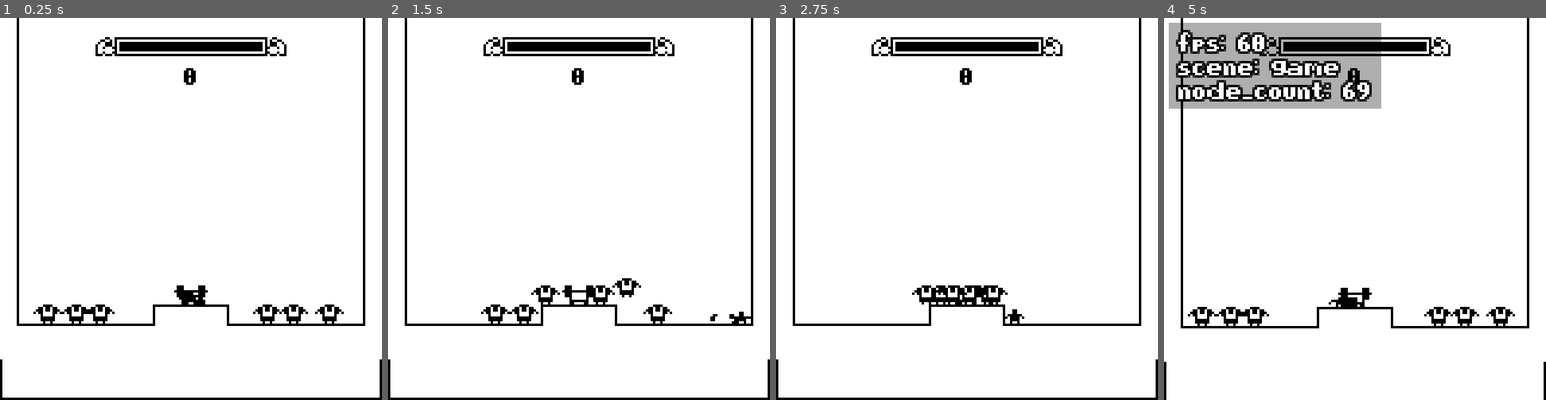
Above: before the commit, frames 1-4 (left to right).
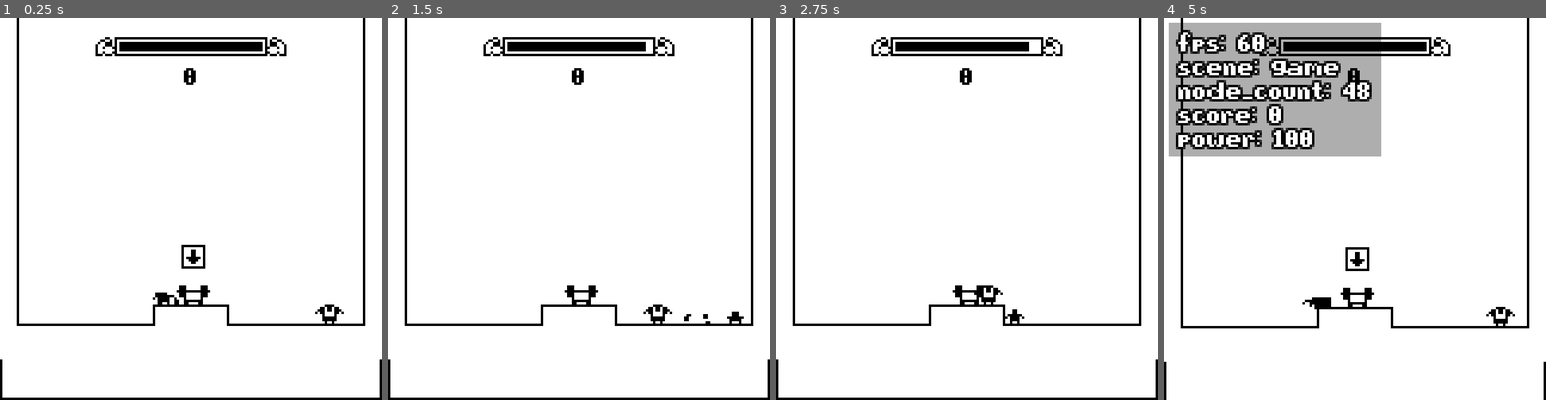
Above: after the commit, the same moments.

Repository: cauehenrique/lifter-game
Game: Godot game, scene res://game.tscn
Two runs of this game, one before a commit and one after it. Both use one fixed random seed, a clock stepped at 60 frames per second and the inputs below.
Inputs:
- Up to frame 1 (0.25 s): no input
- Up to frame 2 (1.5 s): hold Down (player_lift, bound only after the commit) 0.53-1.28 s; hold Right (player_right) from 0.53 s (still down); tap Up (player_jump) at 0.77 s; tap Down (player_lift, bound only after the commit) at 1.35 s
- Up to frame 3 (2.75 s): tap Up (player_jump) at 1.52 s; release Right (player_right) at 2.03 s; hold Left (player_left) from 2.03 s (still down); hold Down (player_lift, bound only after the commit) from 2.03 s (still down)
- Up to frame 4 (5 s): release Left (player_left) at 2.78 s; release Down (player_lift, bound only after the commit) at 2.78 s; hold Right (player_right) 2.78-4.28 s; tap Down (player_lift, bound only after the commit) at 2.85, 4.35 s; tap Up (player_jump) at 3.02, 3.77, 4.52 s; hold Down (player_lift, bound only after the commit) 3.53-4.28 s; tap F1 (debug_visible) at 4.15 s; hold Left (player_left) from 4.28 s (still down); tap R (game_restart) at 4.9 s

The runs differ from the first frame. In frame 1, 1.3% of the frame differs, in the area x 8-81%, y 59-80%; in frame 2, 1.0%; in frame 3, 0.7%; in frame 4, 7.5%, in the area x 1-83%, y 16-81%.

Commit message:
🏋🏻‍ Added the main game mechanic, lifting the weight machine.

Diff:
--- a/game.tscn
+++ b/game.tscn
@@ -134,28 +134,13 @@
 tile_data = PoolIntArray( -1, 0, 0, -65536, 0, 2, -65517, 0, 0, -65516, 0, 2, 65535, 0, 65536, 0, 0, 65538, 19, 0, 6553 …(2712 unchanged characters)…
 
 [node name="player" parent="." instance=ExtResource( 2 )]
-position = Vector2( 80, 120 )
+position = Vector2( 69, 120 )
 
 [node name="lifting_machine" parent="." instance=ExtResource( 5 )]
-position = Vector2( 80, 116 )
+position = Vector2( 81, 120 )
 
 [node name="gordo_2" parent="." instance=ExtResource( 3 )]
 position = Vector2( 143, 123 )
-
-[node name="gordo_5" parent="." instance=ExtResource( 3 )]
-position = Vector2( 15, 123 )
-
-[node name="gordo_6" parent="." instance=ExtResource( 3 )]
-position = Vector2( 37, 123 )
-
-[node name="gordo_7" parent="." instance=ExtResource( 3 )]
-position = Vector2( 27, 124 )
-
-[node name="gordo_8" parent="." instance=ExtResource( 3 )]
-position = Vector2( 128, 123 )
-
-[node name="gordo_9" parent="." instance=ExtResource( 3 )]
-position = Vector2( 117, 123 )
 
 [node name="camera" parent="." instance=ExtResource( 4 )]
 
--- a/project.godot
+++ b/project.godot
@@ -66,26 +66,21 @@
 "deadzone": 0.5,
 "events": [ Object(InputEventKey,"resource_local_to_scene":false,"resource_name":"","device":0,"alt":false,"shift":false,"control":false,"meta":false,"command":false,"pressed":false,"scancode":16777233,"unicode":0,"echo":false,"script":null)
 , Object(InputEventJoypadMotion,"resource_local_to_scene":false,"resource_name":"","device":0,"axis":0,"axis_value":1.0,"script":null)
+, Object(InputEventJoypadButton,"resource_local_to_scene":false,"resource_name":"","device":0,"button_index":15,"pressure":0.0,"pressed":false,"script":null)
  ]
 }
 player_left={
 "deadzone": 0.5,
 "events": [ Object(InputEventKey,"resource_local_to_scene":false,"resource_name":"","device":0,"alt":false,"shift":false,"control":false,"meta":false,"command":false,"pressed":false,"scancode":16777231,"unicode":0,"echo":false,"script":null)
 , Object(InputEventJoypadMotion,"resource_local_to_scene":false,"resource_name":"","device":0,"axis":0,"axis_value":-1.0,"script":null)
+, Object(InputEventJoypadButton,"resource_local_to_scene":false,"resource_name":"","device":0,"button_index":14,"pressure":0.0,"pressed":false,"script":null)
  ]
 }
 player_jump={
 "deadzone": 0.5,
 "events": [ Object(InputEventKey,"resource_local_to_scene":false,"resource_name":"","device":0,"alt":false,"shift":false,"control":false,"meta":false,"command":false,"pressed":false,"scancode":16777232,"unicode":0,"echo":false,"script":null)
-, Object(InputEventKey,"resource_local_to_scene":false,"resource_name":"","device":0,"alt":false,"shift":false,"control":false,"meta":false,"command":false,"pressed":false,"scancode":88,"unicode":0,"echo":false,"script":null)
 , Object(InputEventJoypadButton,"resource_local_to_scene":false,"resource_name":"","device":0,"button_index":0,"pressure":0.0,"pressed":false,"script":null)
- ]
-}
-player_stomp={
-"deadzone": 0.5,
-"events": [ Object(InputEventKey,"resource_local_to_scene":false,"resource_name":"","device":0,"alt":false,"shift":false,"control":false,"meta":false,"command":false,"pressed":false,"scancode":90,"unicode":0,"echo":false,"script":null)
-, Object(InputEventJoypadButton,"resource_local_to_scene":false,"resource_name":"","device":0,"button_index":2,"pressure":0.0,"pressed":false,"script":null)
-, Object(InputEventKey,"resource_local_to_scene":false,"resource_name":"","device":0,"alt":false,"shift":false,"control":false,"meta":false,"command":false,"pressed":false,"scancode":16777234,"unicode":0,"echo":false,"script":null)
+, Object(InputEventJoypadButton,"resource_local_to_scene":false,"resource_name":"","device":0,"button_index":12,"pressure":0.0,"pressed":false,"script":null)
  ]
 }
 game_restart={
@@ -96,6 +91,13 @@
 debug_visible={
 "deadzone": 0.5,
 "events": [ Object(InputEventKey,"resource_local_to_scene":false,"resource_name":"","device":0,"alt":false,"shift":false,"control":false,"meta":false,"command":false,"pressed":false,"scancode":16777244,"unicode":0,"echo":false,"script":null)
+ ]
+}
+player_lift={
+"deadzone": 0.5,
+"events": [ Object(InputEventKey,"resource_local_to_scene":false,"resource_name":"","device":0,"alt":false,"shift":false,"control":false,"meta":false,"command":false,"pressed":false,"scancode":16777234,"unicode":0,"echo":false,"script":null)
+, Object(InputEventJoypadButton,"resource_local_to_scene":false,"resource_name":"","device":0,"button_index":2,"pressure":0.0,"pressed":false,"script":null)
+, Object(InputEventJoypadButton,"resource_local_to_scene":false,"resource_name":"","device":0,"button_index":13,"pressure":0.0,"pressed":false,"script":null)
  ]
 }
 
--- a/scenes/debug_hud.tscn
+++ b/scenes/debug_hud.tscn
@@ -38,43 +38,61 @@
 [node name="panel_container" type="PanelContainer" parent="margin_container"]
 margin_left = 2.0
 margin_top = 2.0
-margin_right = 72.0
-margin_bottom = 38.0
+margin_right = 85.0
+margin_bottom = 58.0
 size_flags_vertical = 0
-custom_styles/panel = SubResource( 2 )
+custom_styles/panel = SubResource( 1 )
 
 [node name="vbox_debug" type="VBoxContainer" parent="margin_container/panel_container"]
 margin_left = 4.0
 margin_top = 4.0
-margin_right = 66.0
-margin_bottom = 32.0
+margin_right = 79.0
+margin_bottom = 52.0
 custom_constants/separation = 2
 __meta__ = {
 "_edit_use_anchors_": false
 }
 
 [node name="current_fps_label" type="Label" parent="margin_container/panel_container/vbox_debug"]
-margin_right = 62.0
+margin_right = 75.0
 margin_bottom = 8.0
-custom_fonts/font = SubResource( 1 )
+custom_fonts/font = SubResource( 2 )
 custom_colors/font_color = Color( 1, 1, 1, 1 )
 text = "fps: 0"
 valign = 1
 
 [node name="current_scene_label" type="Label" parent="margin_container/panel_container/vbox_debug"]
 margin_top = 10.0
-margin_right = 62.0
+margin_right = 75.0
 margin_bottom = 18.0
-custom_fonts/font = SubResource( 1 )
+custom_fonts/font = SubResource( 2 )
 custom_colors/font_color = Color( 1, 1, 1, 1 )
 text = "c_scene: a"
 valign = 1
 
 [node name="node_count_label" type="Label" parent="margin_container/panel_container/vbox_debug"]
 margin_top = 20.0
-margin_right = 62.0
+margin_right = 75.0
 margin_bottom = 28.0
-custom_fonts/font = SubResource( 1 )
+custom_fonts/font = SubResource( 2 )
 custom_colors/font_color = Color( 1, 1, 1, 1 )
-text = "node_count"
+text = "node_count: 0"
 valign = 1
+
+[node name="score_label" type="Label" parent="margin_container/panel_container/vbox_debug"]
+margin_top = 30.0
+margin_right = 75.0
+margin_bottom = 38.0
+custom_fonts/font = SubResource( 2 )
+custom_colors/font_color = Color( 1, 1, 1, 1 )
+text = "score: 0"
+valign = 1
+
+[node name="power_label" type="Label" parent="margin_container/panel_container/vbox_debug"]
+margin_top = 40.0
+margin_right = 75.0
+margin_bottom = 48.0
+custom_fonts/font = SubResource( 2 )
+custom_colors/font_color = Color( 1, 1, 1, 1 )
+text = "power: 0"
+valign = 1
--- a/scenes/game_hud.tscn
+++ b/scenes/game_hud.tscn
@@ -16,6 +16,7 @@
 anchor_bottom = 1.0
 script = ExtResource( 6 )
 __meta__ = {
+"_edit_lock_": true,
 "_edit_use_anchors_": false
 }
 power_progress_path = NodePath("margin_container/hud_vbox/powerbar_hbox/texture_progress")
--- a/scenes/lifting_machine.tscn
+++ b/scenes/lifting_machine.tscn
@@ -1,6 +1,51 @@
-[gd_scene load_steps=3 format=2]
+[gd_scene load_steps=15 format=2]
 
 [ext_resource path="res://sprites/lift_machine.png" type="Texture" id=1]
+[ext_resource path="res://scripts/lifting_machine.gd" type="Script" id=2]
+[ext_resource path="res://sprites/interact_button.png" type="Texture" id=3]
+[ext_resource path="res://sprites/lift_machine_active.png" type="Texture" id=4]
+[ext_resource path="res://scenes/player.tscn" type="PackedScene" id=5]
+
+[sub_resource type="AtlasTexture" id=2]
+atlas = ExtResource( 4 )
+region = Rect2( 0, 0, 16, 16 )
+
+[sub_resource type="AtlasTexture" id=3]
+atlas = ExtResource( 4 )
+region = Rect2( 16, 0, 16, 16 )
+
+[sub_resource type="AtlasTexture" id=4]
+atlas = ExtResource( 4 )
+region = Rect2( 32, 0, 16, 16 )
+
+[sub_resource type="AtlasTexture" id=5]
+atlas = ExtResource( 4 )
+region = Rect2( 48, 0, 16, 16 )
+
+[sub_resource type="AtlasTexture" id=6]
+atlas = ExtResource( 4 )
+region = Rect2( 64, 0, 16, 16 )
+
+[sub_resource type="AtlasTexture" id=7]
+atlas = ExtResource( 4 )
+region = Rect2( 80, 0, 16, 16 )
+
+[sub_resource type="AtlasTexture" id=8]
+atlas = ExtResource( 4 )
+region = Rect2( 96, 0, 16, 16 )
+
+[sub_resource type="SpriteFrames" id=9]
+animations = [ {
+"frames": [ SubResource( 2 ), SubResource( 3 ), SubResource( 4 ), SubResource( 5 ), SubResource( 6 ), SubResource( 7 ), SubResource( 8 ) ],
+"loop": true,
+"name": "enabled",
+"speed": 12.0
+}, {
+"frames": [ ExtResource( 1 ) ],
+"loop": true,
+"name": "disabled",
+"speed": 5.0
+} ]
 
 [sub_resource type="RectangleShape2D" id=1]
 extents = Vector2( 4, 4 )
@@ -11,9 +56,22 @@
 linear_damp = 0.0
 angular_damp = 0.0
 collision_mask = 6
+script = ExtResource( 2 )
+player_scene = ExtResource( 5 )
 
-[node name="sprite" type="Sprite" parent="."]
-texture = ExtResource( 1 )
+[node name="sprite" type="AnimatedSprite" parent="."]
+frames = SubResource( 9 )
+animation = "disabled"
+playing = true
+offset = Vector2( 0, -8 )
 
 [node name="collision" type="CollisionShape2D" parent="."]
+position = Vector2( 0, -4 )
 shape = SubResource( 1 )
+
+[node name="interact_sprite" type="Sprite" parent="."]
+position = Vector2( 0, -20 )
+texture = ExtResource( 3 )
+
+[node name="power_timer" type="Timer" parent="."]
+wait_time = 0.6
--- a/scripts/debug_hud.gd
+++ b/scripts/debug_hud.gd
@@ -3,6 +3,9 @@
 onready var current_fps_label : Label = $margin_container/panel_container/vbox_debug/current_fps_label
 onready var current_scene_label : Label = $margin_container/panel_container/vbox_debug/current_scene_label
 onready var node_count_label : Label = $margin_container/panel_container/vbox_debug/node_count_label
+
+onready var score_label : Label = $margin_container/panel_container/vbox_debug/score_label
+onready var power_label : Label = $margin_container/panel_container/vbox_debug/power_label
 
 var debug_visible : bool = false
 
@@ -17,6 +20,9 @@
 	current_scene_label.text = "scene: " + str(get_tree().current_scene.name)
 	node_count_label.text = "node_count: " + str(get_tree().get_node_count())
 
+	score_label.text = "score: " + str(Global.player_score)
+	power_label.text = "power: " + str(Global.player_power)
+
 func _input(event: InputEvent) -> void:
 	if event.is_action_pressed("debug_visible"):
 		debug_visible = !debug_visible
--- a/scripts/global.gd
+++ b/scripts/global.gd
@@ -4,15 +4,22 @@
 signal player_score_changed(new_score)
 
 var player_score : int = 0 setget set_score
-var player_power : int = 0 setget set_power
+var player_power : int = 100 setget set_power
 
 func set_score(new_score : int) -> void:
 	player_score = new_score
 	emit_signal("player_score_changed", player_score)
 
-func add_score() -> void:
-	set_score(player_score + 1)
-
 func set_power(new_power : int) -> void:
 	player_power = new_power
 	emit_signal("player_power_changed", player_power)
+
+func lose_power(amount : int) -> void:
+	set_power(max(player_power - amount, 0))
+
+func gain_power(amount : int) -> void:
+	set_power(min(player_power + amount, 100))
+
+func reset_values() -> void:
+	player_score = 0
+	player_power = 100
--- a/scripts/gordo.gd
+++ b/scripts/gordo.gd
@@ -12,6 +12,7 @@
 onready var hurtbox : Area2D = $hurtbox
 
 func _ready() -> void:
+	add_to_group("enemies")
 	hurtbox.connect("area_entered", self, "hurtbox_area_entered")
 
 	var lifting_machine : Area2D = get_parent().get_node("lifting_machine")
--- a/scripts/gordo_corpse.gd
+++ b/scripts/gordo_corpse.gd
@@ -10,7 +10,7 @@
 onready var death_sound : AudioStreamPlayer = $death_sound
 
 func _ready() -> void:
-	Global.add_score()
+	Global.player_score += 1
 
 	death_sound.pitch_scale = rand_range(0.8, 1)
 	death_sound.play()
--- /dev/null
+++ b/scripts/lifting_machine.gd
@@ -0,0 +1,65 @@
+extends Area2D
+
+var player_touching : bool = false
+var lift_active : bool = false
+
+var player_node : KinematicBody2D
+
+onready var interact_sprite : Sprite = $interact_sprite
+onready var sprite : AnimatedSprite = $sprite
+onready var power_timer : Timer = $power_timer
+
+export (PackedScene) var player_scene : PackedScene
+
+func _ready() -> void:
+	connect("body_entered", self, "body_entered")
+	connect("body_exited", self, "body_exited")
+
+	power_timer.connect("timeout", self, "power_timer_timeout")
+
+func body_entered(body : Node) -> void:
+	if body.is_in_group("enemies"):
+		print("Gordo hitted the Lifting Machine!")
+		# Put here the game over event:
+	else:
+		player_touching = true
+		interact_sprite.visible = true
+
+		player_node = body
+
+func body_exited(body : Node) -> void:
+	if not body.is_in_group("enemies"):
+		player_touching = false
+
+		if not lift_active:
+			interact_sprite.visible = false
+
+		player_node = null
+
+func power_timer_timeout() -> void:
+	Global.gain_power(3)
+
+func _input(event: InputEvent) -> void:
+	if event.is_action_pressed("player_lift"):
+		if player_node != null and player_touching:
+			sprite.play("enabled")
+
+			lift_active = true
+			power_timer.start()
+
+			player_node.queue_free()
+			player_node = null
+
+		elif lift_active:
+			sprite.play("disabled")
+
+			lift_active = false
+			power_timer.stop()
+
+			player_node = null
+
+			# Takes care of spawning the player:
+			var player_instance : KinematicBody2D = player_scene.instance()
+
+			player_instance.global_position = global_position
+			Utils.get_main_node().add_child(player_instance)
--- a/scripts/player.gd
+++ b/scripts/player.gd
@@ -17,9 +17,13 @@
 
 onready var squash_tween : Tween = $squash_tween
 onready var sprite : Sprite = $sprite
+onready var power_timer : Timer = $power_timer
 
 onready var jump_sound : AudioStreamPlayer = $jump_sound
 onready var grounded_sound : AudioStreamPlayer = $grounded_sound
+
+func _ready() -> void:
+	power_timer.connect("timeout", self, "power_timer_timeout")
 
 func _physics_process(delta: float) -> void:
 	match state:
@@ -60,6 +64,9 @@
 
 	Utils.get_main_node().add_child(smoke_instance)
 
+func power_timer_timeout() -> void:
+	Global.lose_power(2)
+
 func jump() -> void:
 	velocity.y = -JUMP_FORCE
 
--- a/scripts/utils.gd
+++ b/scripts/utils.gd
@@ -2,6 +2,7 @@
 
 func _input(event: InputEvent) -> void:
 	if event.is_action_pressed("game_restart"):
+		Global.reset_values()
 		get_tree().reload_current_scene()
 
 func get_main_node() -> Node:
Not shown: 1 places in scenes/debug_hud.tscn that only renumber resources
Binary file added: sprites/interact_button.png
Not shown, added: sprites/interact_button.png.import
Binary file changed: sprites/lift_machine.png
Binary file added: sprites/lift_machine_active.png
Not shown, added: sprites/lift_machine_active.png.import
